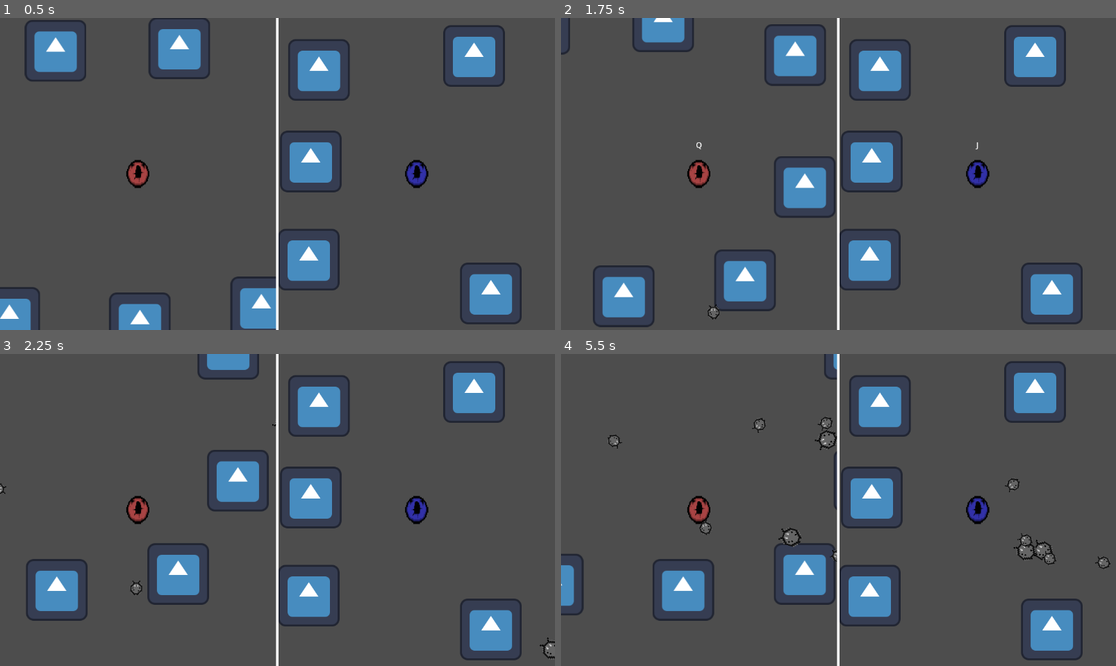
Above: before the commit, frames 1-4 (two rows, left to right).
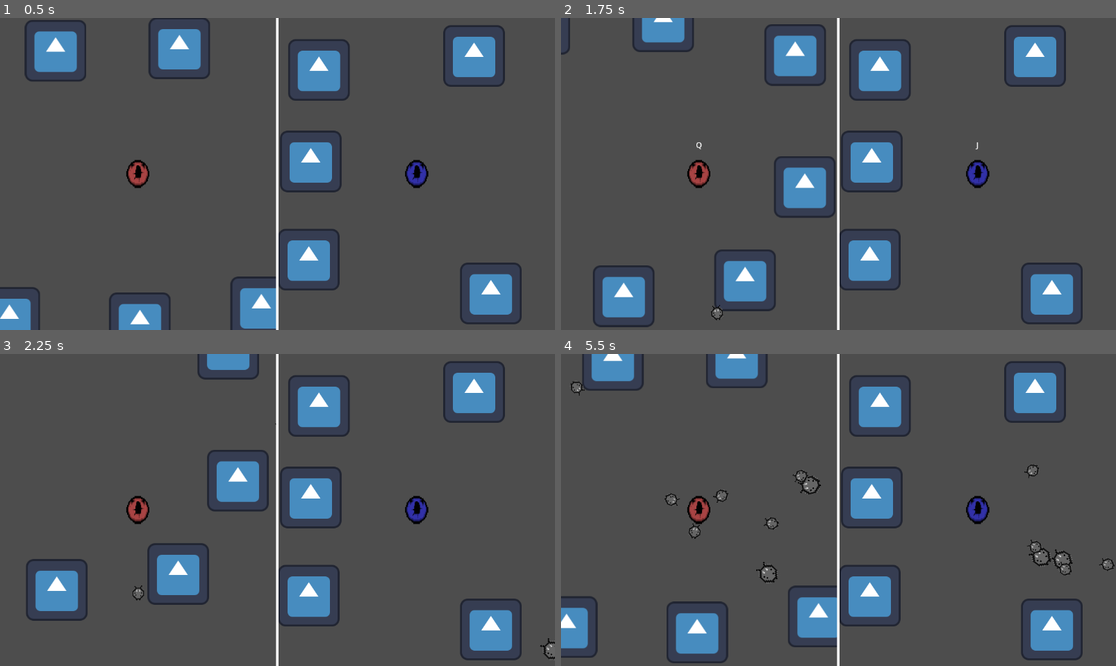
Above: after the commit, the same moments.

Repository: Shibe53/breakcore
Game: Godot game, scene res://game_scene.tscn
The game is run twice, just before and just after one commit, with the same random seed, the same clock (stepped at 60 frames per second) and the same inputs. The engine's default icon, where the game draws it, is replaced by a stand-in: a white triangle on a blue panel in a dark square.
Inputs:
- Up to frame 1 (0.5 s): no input
- Up to frame 2 (1.75 s): tap Enter at 0.5 s; hold D (p1_move_right) 0.53-1.28 s; hold E (switch) 0.53-1.28 s; hold S (p1_move_down) from 1.28 s (still down); tap Q at 1.35 s
- Up to frame 3 (2.25 s): release S (p1_move_down) at 2.03 s; hold D (p1_move_right) from 2.03 s (still down); tap R at 2.1 s
- Up to frame 4 (5.5 s): release D (p1_move_right) at 2.78 s; hold W (p1_move_up) 2.78-3.53 s; tap one key every 0.75 s from 2.85 s: T F G V; hold A (p1_move_left) 3.53-5.03 s; hold S (p1_move_down) from 5.03 s (still down)

Frame 1 is identical in both runs. In frame 2, less than 0.1% of the frame differs, in the area x 26-30%, y 91-97%; in frame 3, 0.1%; in frame 4, 8.8%, in the area x 0-100%, y 0-100%.

Commit message:
Fixed player reference in enemy targeting

Diff:
--- a/Enemies/enemy.gd
+++ b/Enemies/enemy.gd
@@ -1,22 +1,26 @@
 extends CharacterBody2D
+class_name Enemy
 
 @onready var nav_agent = $NavigationAgent2D
 @onready var stats = $Stats
 
 const ACCELERATION = 260
-const MAX_SPEED = 30
+const MAX_SPEED = 40
 const FRICTION = 100
 
 @export var ENEMY_TYPE : String = "Small"
 
 enum {
-	CHASE
+	CHASE,
+	RECOMPUTE
 }
 
 var player = null
 var state = CHASE
 var move_speed = MAX_SPEED
 var tick_damage = false
+var knockback_velocity = Vector2.ZERO
+var knockback_time = 0.0
 
 func _ready():
 	for child in get_parent().get_children():
@@ -25,12 +29,22 @@
 			break
 
 func _physics_process(delta):
+	if knockback_time > 0:
+		knockback_time -= delta
+
+		velocity = knockback_velocity
+		knockback_velocity = knockback_velocity.move_toward(Vector2.ZERO, 4000 * delta)
+
+		move_and_slide()
+		return
+
 	move_speed = move_toward_int(move_speed, 0, FRICTION * delta)
-	move_and_slide()
 
 	match state:
 		CHASE:
 			chase_state()
+		RECOMPUTE:
+			recompute_player()
 
 	move_and_slide()
 
@@ -39,6 +53,13 @@
 	if player != null:
 		look_at(player.position)
 		update_target_position(player.global_transform.origin)
+
+func recompute_player():
+	for child in get_parent().get_children():
+		if child.is_in_group("player"):
+			player = child
+			break
+	state = CHASE
 
 func _on_stats_no_health() -> void:
 	queue_free()
--- a/Player/player.gd
+++ b/Player/player.gd
@@ -50,7 +50,8 @@
 	for body in bodies:
 		if body is CharacterBody2D:
 			var dir = (body.global_position - push.global_position).normalized()
-			body.velocity += dir * 3000
+			body.knockback_velocity = dir * 900.0
+			body.knockback_time = 0.12
 
 func _on_hurtbox_invincibility_ended() -> void:
 	pass
--- a/game_scene.gd
+++ b/game_scene.gd
@@ -26,7 +26,6 @@
 func _on_switch_signal():
 	var p1 = players[0].player
 	var p2 = players[1].player
-
 	var p1_pos = p1.position
 	var p1_world = p1.get_parent()
 	var p1_remote_tf_path = players[0].remote_transform.remote_path
@@ -39,3 +38,11 @@
 	p2.position = p1_pos
 	players[1].remote_transform.remote_path = p1_remote_tf_path
 	p2.reparent(p1_world)
+
+	for child in p1_world.get_children():
+		if child is Enemy:
+			child.state = child.RECOMPUTE
+
+	for child in p2_world.get_children():
+		if child is Enemy:
+			child.state = child.RECOMPUTE
Not shown: 1 places in game_scene.tscn that only renumber resources
